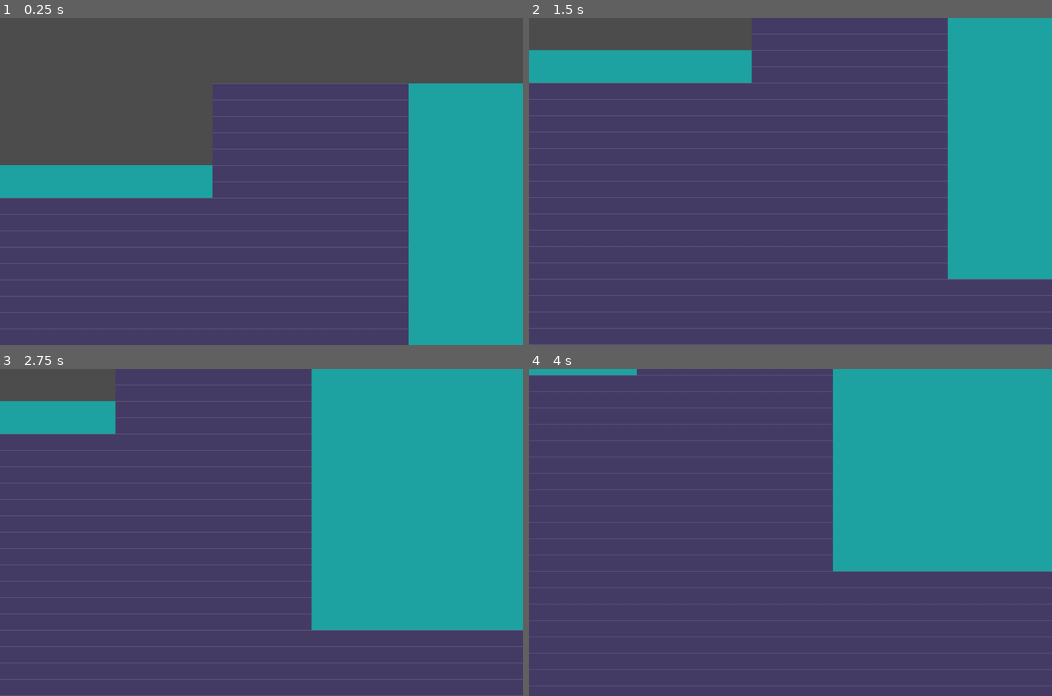
Above: before the commit, frames 1-4 (two rows, left to right).
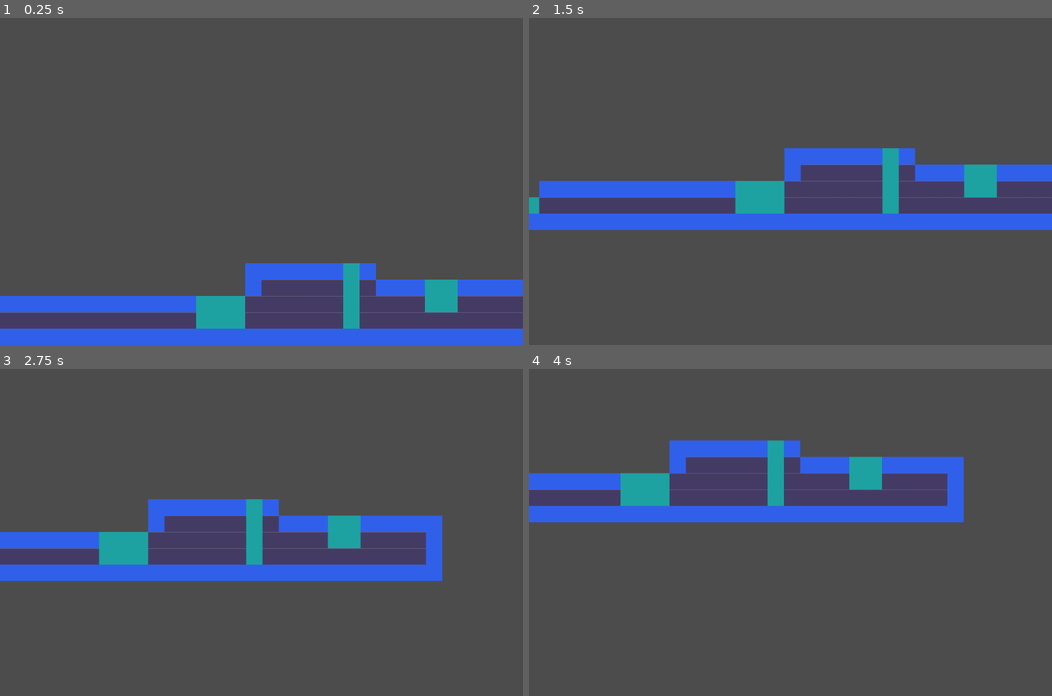
Above: after the commit, the same moments.

Repository: kushurox/GameTestMechanics
Game: Godot game, scene res://Scenes/generation.tscn
Two runs of this game, one before a commit and one after it. Both use one fixed random seed, a clock stepped at 60 frames per second and the inputs below.
Inputs:
- Up to frame 1 (0.25 s): no input
- Up to frame 2 (1.5 s): tap Enter at 0.5 s; hold S (camera_down) 0.53-1.28 s; tap A (camera_left) at 1.35 s
- Up to frame 3 (2.75 s): tap Space at 2 s; hold D (camera_right) from 2.03 s (still down)
- Up to frame 4 (4 s): release D (camera_right) at 2.78 s; tap W (camera_up) at 2.85 s; tap Enter at 3.5 s; hold S (camera_down) from 3.53 s (still down)

The runs differ from the first frame. In frame 1, 64% of the frame differs, in the area x 0-100%, y 20-100%; in frame 2, 89%; in frame 3, 92%; in frame 4, 95%, in the area x 0-100%, y 0-100%.

Commit message:
Really nice Commit

Diff:
--- a/Scenes/generation.tscn
+++ b/Scenes/generation.tscn
@@ -12,12 +12,6 @@
 cell_size = Vector2( 32, 32 )
 format = 1
 script = ExtResource( 2 )
-width = 2000
-height = 1000
-min_height = 20
-max_height = 30
-gaps = 30
-water_depth = 20
 
 [node name="Camera2D" type="Camera2D" parent="."]
 position = Vector2( 512, 320 )
--- a/project.godot
+++ b/project.godot
@@ -9,11 +9,6 @@
 config_version=4
 
 _global_script_classes=[ {
-"base": "Reference",
-"class": "BTYPES",
-"language": "GDScript",
-"path": "res://scripts/terrains/Block_Data/default_blocks.gd"
-}, {
 "base": "TileMap",
 "class": "Biome",
 "language": "GDScript",
@@ -25,7 +20,6 @@
 "path": "res://scripts/terrains/Block_Data/Blocks.gd"
 } ]
 _global_script_class_icons={
-"BTYPES": "",
 "Biome": "",
 "Blocks": ""
 }
--- a/scripts/terrains/Biome.gd
+++ b/scripts/terrains/Biome.gd
@@ -29,6 +29,12 @@
 		ch -= 1
 
 
+func check_neighbhor(x: int, y: int, target_tile: int, old_tile: int, new_tile: int):
+	if self.get_cell(x, y) == target_tile:
+		if self.get_cell(x-1, y) == old_tile or self.get_cell(x+1, y) == old_tile or self.get_cell(x, y+1) == old_tile or self.get_cell(x, y-1) == old_tile:
+			self.set_cell(x, y, new_tile)
+
+
 func check_side(x: int, y: int, target_tile: int, old_tile: int, new_tile: int):
 	if self.get_cell(x, y) == target_tile:
 		if self.get_cell(x-1, y) == old_tile:
--- a/scripts/terrains/Block_Data/Blocks.gd
+++ b/scripts/terrains/Block_Data/Blocks.gd
@@ -7,8 +7,6 @@
 	"water": 1,
 	"collider": 2
 }
-
-const collidables = ["collider"]
 
 var block_name: String
 var group: String
--- a/scripts/terrains/Block_Data/default_blocks.gd
+++ /dev/null
@@ -1 +0,0 @@
-class_name BTYPES
--- a/scripts/terrains/Plains.gd
+++ b/scripts/terrains/Plains.gd
@@ -1,6 +1,6 @@
 extends Biome
 
-
+var BiomeColliders = ["collider"]
 
 
 func generate():
@@ -9,7 +9,7 @@
 	var current_height = rng.randi_range(min_height, max_height)
 	gaps = gaps + 1
 	var temp = randi() % gaps if gaps > 0 else 0
-	for x in MaxTilesX:
+	for x in range(-MaxTilesX, MaxTilesX+1):
 		if stretch > 0:
 			fill_column(x, current_height)
 			stretch -= 1
@@ -23,4 +23,9 @@
 				fill_column(x, current_height)
 				temp = randi() % gaps if gaps > 0 else 0
 
+	# Generating colliders
+	for x in range(-MaxTilesX, MaxTilesX+1):
+		for y in range(-MaxTilesY, MaxTilesY+1):
+			check_neighbhor(x, y, Blocks.block_index["ground"], Blocks.block_index["air"], Blocks.block_index["collider"])
+
 	return 1
--- a/scripts/terrains/Puddles.gd
+++ b/scripts/terrains/Puddles.gd
@@ -32,4 +32,10 @@
 		for tempy in MaxTilesY+1:
 			check_side(x, tempy, 1, INVALID_CELL, 0)
 
+
+	# Generating collision blocks
+	for x in range(-MaxTilesX, MaxTilesX+1):
+		for tempy in MaxTilesY+1:
+			check_neighbhor(x, tempy, Blocks.block_index["ground"], Blocks.block_index["air"], Blocks.block_index["collider"])
+
 	return 1
